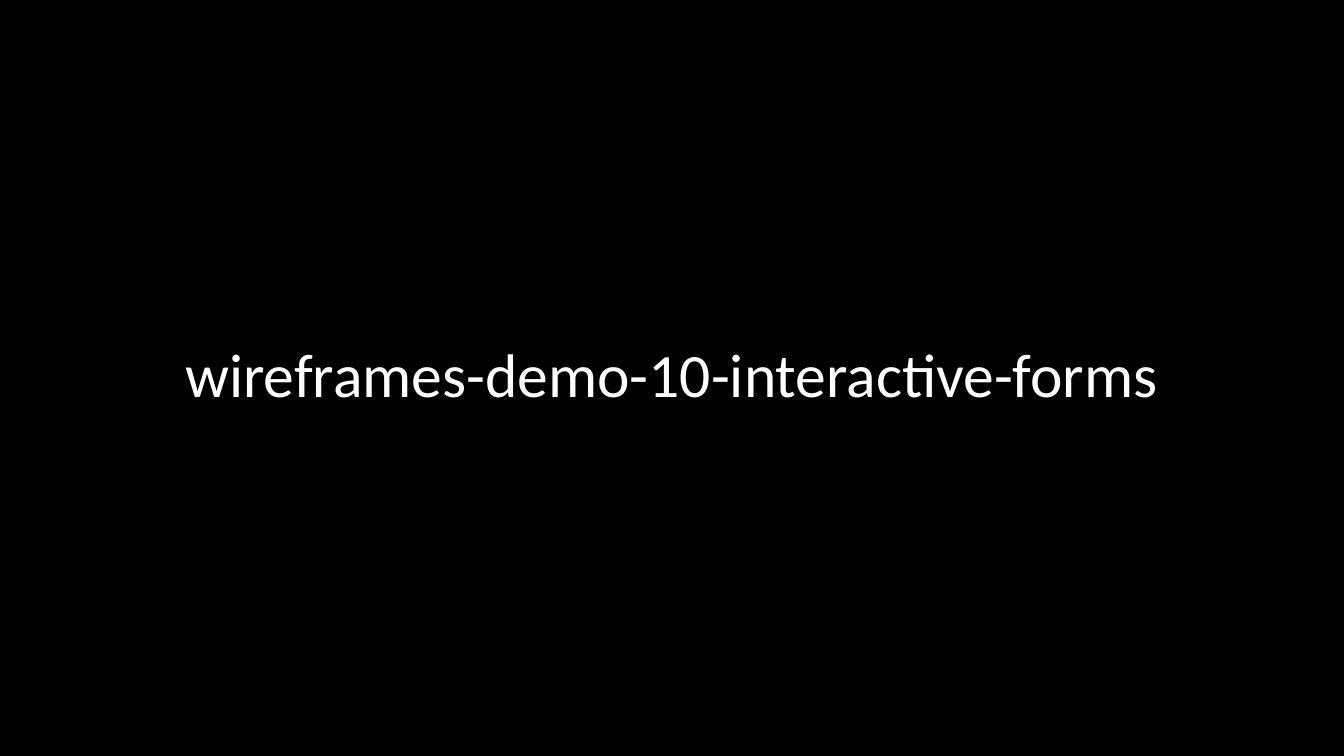
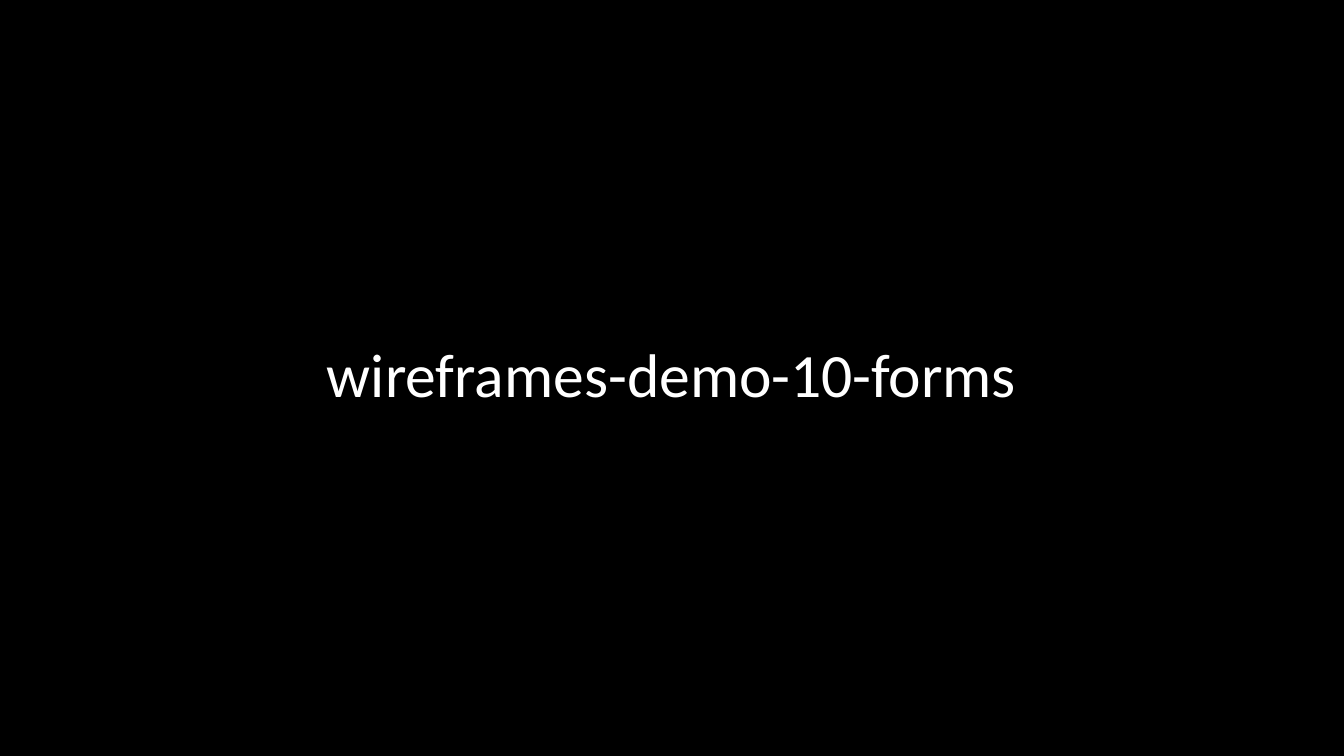
Before and after one commit to scott-fleming/wapp, a slide deck: slide 1 of docs/wireframes.pptx. Drawn at 1344x756 pixels with LibreOffice and Linux fonts; fonts in the diff are those of the drawing; background and template pictures are left out. Boxes give left, top, right and bottom in pixels: in the first picture for what was removed or moved away, otherwise in the second. Text is boxed around its words. In the diff, an @@ line names an element or a change of style, - is before the commit and + after.

Commit message:
Updated class diagrams and wireframes

```diff
--- a/docs/wireframes.pptx
+++ b/docs/wireframes.pptx
@@ title at (x1=327, y1=354, x2=1016, y2=398): text changed @@
-wireframes-demo-10-interactive-forms
+wireframes-demo-10-forms
```
Also in this commit, not shown: 5 other slides changed, 2 slides added, 4 other files.
